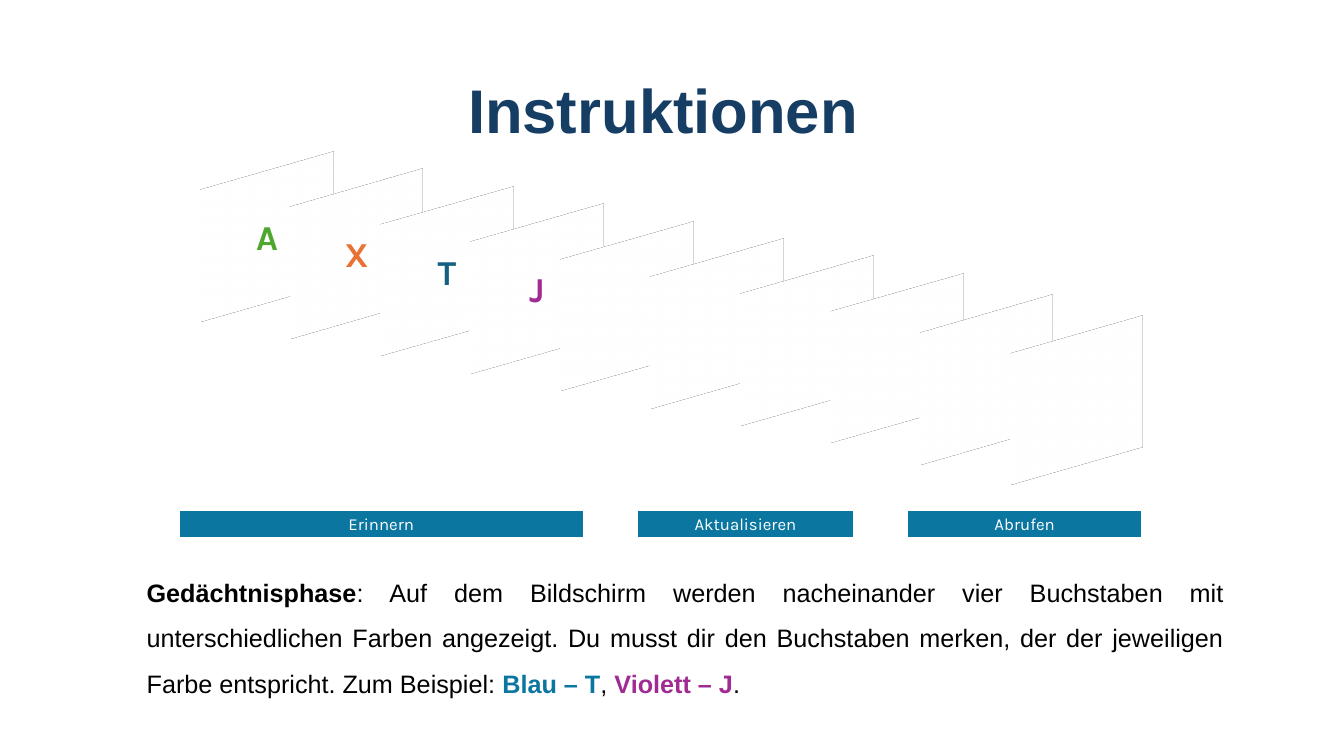
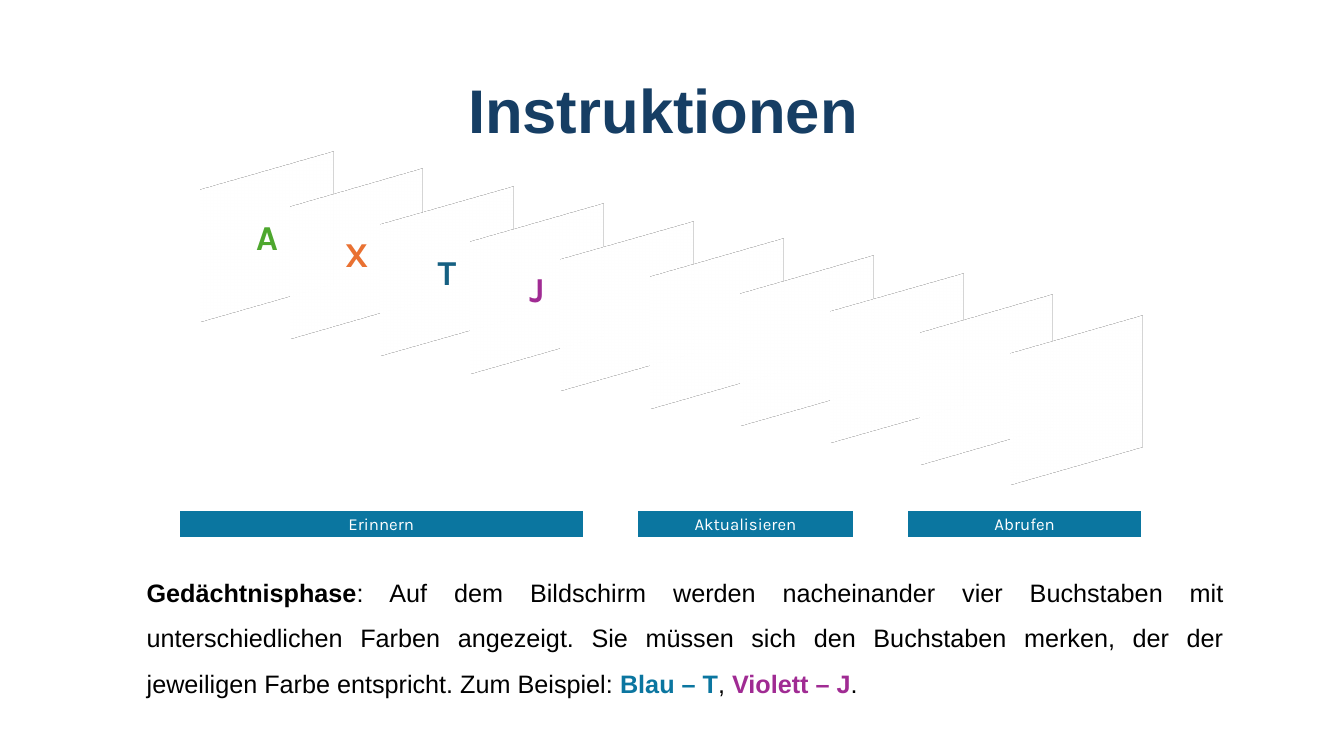
Before and after one commit to GidonFrischkorn/Ambizione-IndividualDifferencesStudy, a slide deck: slide 2 of tasks/letter-updating-task/assets/images/instruction-de/instruction.pptx. Drawn at 1344x756 pixels with LibreOffice and Linux fonts; fonts in the diff are those of the drawing. Boxes give left, top, right and bottom in pixels: in the first picture for what was removed or moved away, otherwise in the second. Text is boxed around its words. In the diff, an @@ line names an element or a change of style, - is before the commit and + after.

```diff
--- a/tasks/letter-updating-task/assets/images/instruction-de/instruction.pptx
+++ b/tasks/letter-updating-task/assets/images/instruction-de/instruction.pptx
@@ text at bbox=[147, 583, 1224, 698]: text changed @@
-Gedächtnisphase: Auf dem Bildschirm werden nacheinander vier Buchstaben mit unterschiedlichen Farben angezeigt. Du musst dir den Buchstaben merken, der der jeweiligen Farbe entspricht. Zum Beispiel: Blau – T, Violett – J.
+Gedächtnisphase: Auf dem Bildschirm werden nacheinander vier Buchstaben mit unterschiedlichen Farben angezeigt. Sie müssen sich den Buchstaben merken, der der jeweiligen Farbe entspricht. Zum Beispiel: Blau – T, Violett – J.
```
Also in this commit, not shown: 2 other slides changed, 4 other files.
